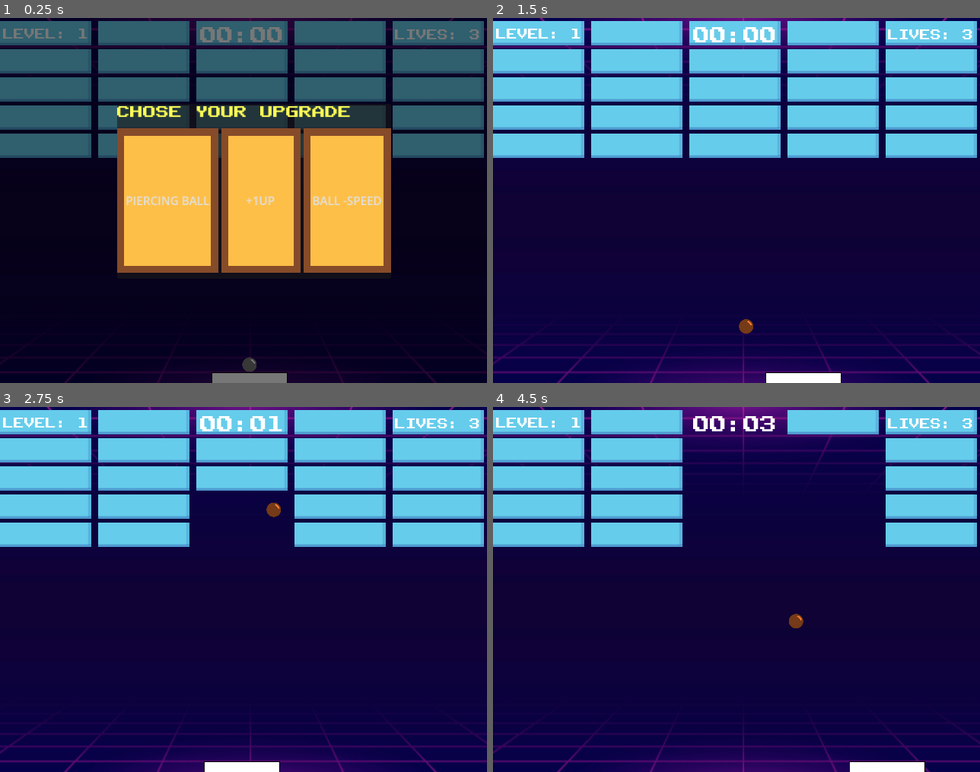
Above: before the commit, frames 1-4 (two rows, left to right).
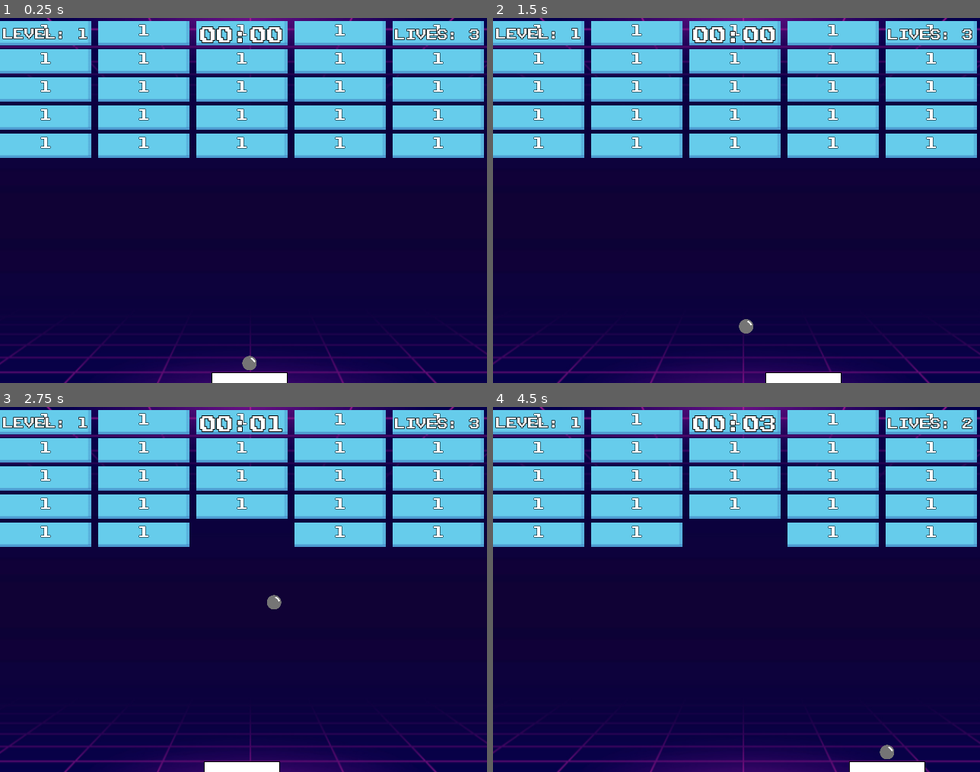
Above: after the commit, the same moments.

Repository: fabiolrodriguez/roguebrick
Game: Godot game, scene res://scenes/wrold.tscn
The game is run twice, just before and just after one commit, with the same random seed, the same clock (stepped at 60 frames per second) and the same inputs.
Inputs (mouse positions are in pixels of both pictures, inside the frame that each line leads up to):
- Up to frame 1 (0.25 s): no input
- Up to frame 2 (1.5 s): click (658, 200) at 0.5 s, where only the run before the commit has a clickable "PIERCING BALL"; tap Enter (ui_accept) at 1.25 s; move the mouse to (843, 182) at 1.27 s; hold Right (ui_right) from 1.28 s (still down)
- Up to frame 3 (2.75 s): tap Enter (ui_accept) at 1.52, 2.27 s; move the mouse to (146, 607) at 2.02 s; release Right (ui_right) at 2.03 s; hold Left (ui_left) from 2.03 s (still down)
- Up to frame 4 (4.5 s): move the mouse to (785, 509) at 2.77 s; release Left (ui_left) at 2.78 s; hold Right (ui_right) 2.78-4.28 s; move the mouse to (712, 662) at 3.52 s; tap Enter (ui_accept) at 3.77 s; move the mouse to (882, 644) at 4.27 s; hold Left (ui_left) from 4.28 s (still down)

The runs differ from the first frame. In frame 1, 100% of the frame differs, in the area x 0-100%, y 0-100%; in frame 2, 1.9%; in frame 3, 3.0%; in frame 4, 11%.

Commit message:
visual improvements + endless mode

Diff:
--- a/scenes/brick.tscn
+++ b/scenes/brick.tscn
@@ -2,9 +2,15 @@
 
 [ext_resource type="Script" uid="uid://cwgaiqyb68qpy" path="res://scripts/brick.gd" id="1_5l4w1"]
 [ext_resource type="Texture2D" uid="uid://b7scj886vrs45" path="res://assets/brick02.png" id="2_0w5h4"]
+[ext_resource type="FontFile" uid="uid://ihks70w5dygr" path="res://assets/PublicPixel-rv0pA.ttf" id="3_7mekc"]
 
 [sub_resource type="RectangleShape2D" id="RectangleShape2D_jurt7"]
 size = Vector2(120, 33)
+
+[sub_resource type="LabelSettings" id="LabelSettings_c34n8"]
+font = ExtResource("3_7mekc")
+outline_size = 2
+outline_color = Color(0, 0, 0, 1)
 
 [node name="brick" type="StaticBody2D" unique_id=97388442]
 script = ExtResource("1_5l4w1")
@@ -16,3 +22,11 @@
 [node name="texture" type="Sprite2D" parent="." unique_id=1893484215]
 position = Vector2(-0.26811594, -0.36585367)
 texture = ExtResource("2_0w5h4")
+
+[node name="Label" type="Label" parent="." unique_id=753584564]
+offset_left = -20.0
+offset_top = -13.0
+offset_right = 20.0
+offset_bottom = 10.0
+label_settings = SubResource("LabelSettings_c34n8")
+horizontal_alignment = 1
--- a/scenes/wrold.tscn
+++ b/scenes/wrold.tscn
@@ -23,14 +23,20 @@
 [sub_resource type="LabelSettings" id="LabelSettings_f3pje"]
 font = ExtResource("5_w7a3i")
 font_size = 14
+outline_size = 3
+outline_color = Color(0, 0, 0, 1)
 
 [sub_resource type="LabelSettings" id="LabelSettings_n654h"]
 font = ExtResource("5_w7a3i")
 font_size = 14
+outline_size = 3
+outline_color = Color(0, 0, 0, 1)
 
 [sub_resource type="LabelSettings" id="LabelSettings_vdhx6"]
 font = ExtResource("5_w7a3i")
 font_size = 22
+outline_size = 4
+outline_color = Color(0, 0, 0, 1)
 
 [sub_resource type="LabelSettings" id="LabelSettings_x26i3"]
 font = ExtResource("5_w7a3i")
@@ -169,18 +175,25 @@
 process_mode = 2
 
 [node name="restart" type="Button" parent="win" unique_id=1638849918]
-offset_left = 186.0
+offset_left = 175.0
 offset_top = 254.0
-offset_right = 261.0
+offset_right = 250.0
 offset_bottom = 285.0
 text = "RESTART"
 
 [node name="quit" type="Button" parent="win" unique_id=388769189]
-offset_left = 385.0
+offset_left = 401.0
 offset_top = 253.0
-offset_right = 460.0
+offset_right = 476.0
 offset_bottom = 284.0
 text = "QUIT"
+
+[node name="endless" type="Button" parent="win" unique_id=76525584]
+offset_left = 263.0
+offset_top = 253.0
+offset_right = 392.0
+offset_bottom = 284.0
+text = "ENDLESS MODE"
 
 [node name="title" type="Label" parent="win" unique_id=1137587799]
 offset_left = 211.0
@@ -285,6 +298,7 @@
 [connection signal="pressed" from="dead/quit" to="." method="_on_quit_pressed"]
 [connection signal="pressed" from="win/restart" to="." method="_on_restart_pressed"]
 [connection signal="pressed" from="win/quit" to="." method="_on_quit_pressed"]
+[connection signal="pressed" from="win/endless" to="." method="_on_endless_pressed"]
 [connection signal="pressed" from="UpgradePanel/PanelContainer/MarginContainer/VBoxContainer/HBoxContainer/option1" to="." method="_on_option_1_pressed"]
 [connection signal="pressed" from="UpgradePanel/PanelContainer/MarginContainer/VBoxContainer/HBoxContainer/option2" to="." method="_on_option_2_pressed"]
 [connection signal="pressed" from="UpgradePanel/PanelContainer/MarginContainer/VBoxContainer/HBoxContainer/option3" to="." method="_on_option_3_pressed"]
--- a/scripts/ball.gd
+++ b/scripts/ball.gd
@@ -79,9 +79,18 @@
 	magnet_enabled = true
 	print("Magnet enabled")
 
+func disable_magnet():
+	magnet_enabled = false
+	print("Magnet disabled")
+
 func enable_piercing():
 	piercing_enabled = true
 	texture.modulate = Color(1.0, 0.5, 0.2)
 	print("Piercing enabled")
 
+func disable_piercing():
+	piercing_enabled = false
+	texture.modulate = Color(1, 1, 1, 1)
+	print("Piercing disabled")
+
 signal launched
--- a/scripts/brick.gd
+++ b/scripts/brick.gd
@@ -7,6 +7,10 @@
 @onready var sprite = $texture
 @onready var hit_brick = $"../../hit_brick"
 @onready var destroy_brick = $"../../destroy_brick"
+@onready var label = $Label
+@onready var collider = $collider
+
+var is_dying := false
 
 func set_hits(value: int):
 	hits = value
@@ -17,13 +21,16 @@
 	if hits <= 0:
 		destroy_brick.play()
 		destroyed.emit()
-		queue_free()
+		play_destroy_effect()
+		#queue_free()
 	else:
 		hit_brick.play()
 		update_visual()
 
 
 func update_visual():
+	#label.visible = hits > 1
+	label.text = str(hits)
 	match hits:
 		1:
 			sprite.modulate = Color(0.4, 0.8, 1.0)
@@ -31,3 +38,16 @@
 			sprite.modulate = Color(1.0, 0.8, 0.3)
 		3:
 			sprite.modulate = Color(1.0, 0.4, 0.4)
+
+func play_destroy_effect():
+	is_dying = true
+
+	collider.disabled = true
+
+	var tween = create_tween()
+	tween.parallel().tween_property(sprite, "scale", Vector2(1.2, 1.2), 0.08)
+	tween.parallel().tween_property(sprite, "modulate:a", 0.0, 0.08)
+	tween.parallel().tween_property(label, "modulate:a", 0.0, 0.08)
+
+	await tween.finished
+	queue_free()
--- a/scripts/main.gd
+++ b/scripts/main.gd
@@ -48,6 +48,7 @@
 var has_multiball_upgrade := false
 
 var winner := false
+var endless := false
 
 @onready var timer_label = $hud/TimerLabel
 
@@ -247,7 +248,7 @@
 		get_tree().paused = true
 
 func check_win():
-	if phase > 4:
+	if phase > 4 and !endless:
 		winner = true
 		print("WINNER")
 		win_menu.visible = true
@@ -266,6 +267,9 @@
 		if dead_menu.visible == false:
 			deadzone_sound.play()
 		await get_tree().create_timer(0.5).timeout
+		# disable upgrades
+		bola.disable_magnet()
+		bola.disable_piercing()
 		bola.call_deferred("stick_to_player", ball_speed)
 		timer_running = false
 		call_deferred("check_remaining_balls")
@@ -276,10 +280,15 @@
 	bola.call_deferred("stick_to_player", ball_speed)
 	generate_bricks()
 	update_level_ui()
-	if phase > 0:
-		ball_speed = bola.start_speed + 18
-		brick_hits += 1
-		spawn_chance -= 0.1
+	if phase > 1:
+		if endless:
+			ball_speed = bola.start_speed + 18
+			brick_hits += 0.5
+			spawn_chance = spawn_chance
+		else:
+			ball_speed = bola.start_speed + 18
+			brick_hits += 1
+			spawn_chance -= 0.1
 		if !winner:
 			show_upgrade_panel()
 
@@ -297,6 +306,13 @@
 
 func _on_quit_pressed() -> void:
 	get_tree().quit()
+
+func _on_endless_pressed() -> void:
+	endless = true
+	winner = false
+	win_menu.visible = false
+	get_tree().paused = false
+	start_phase(5)
 
 func _on_option_1_pressed() -> void:
 	animate_press(option1_button)
